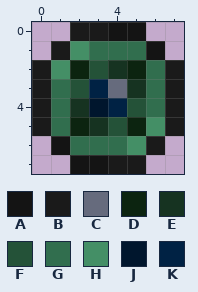
Two versions of one pixel-art sprite, Projectiles/TerraYoyoProjectile.png. The first picture shows the starting point.
The file is 16x16 pixels, drawn in blocks of 2x2; one block is one cell here. Colours within 5 levels of each other are drawn and written as one.
Palette (. is transparent): A #141414  B #1a1a1a  C #666b7d  D #0c2410  E #163321  F #245238  G #316e4e  H #448f66  J #00162d  K #002244
Once edited:
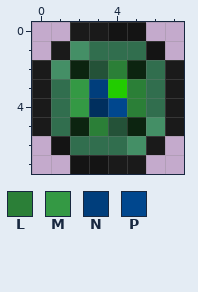
Colours new in this view: L #2b7f37  M #349944  N #003e7c  P #00478e
From old to new:
Colour C changes from #666b7d to #22cc00.
Colour J changes from #00162d to #002f5e.
The edit turns colour E into colour L in row 2 at x 4; in row 3 at x 5; in row 5 at x 3.
The edit turns colour F into colour L in row 4 at x 5.
The edit turns colour E into colour M in row 4 at x 2.
The edit turns colour F into colour M in row 3 at x 2.
The edit turns colour K into colour N in row 3 at x 3.
The edit turns colour K into colour P in row 4 at x 4.
Changed places in both pictures, as pixel boxes (x1, y1, x2, y2):
changed: (70, 60, 146, 136)
